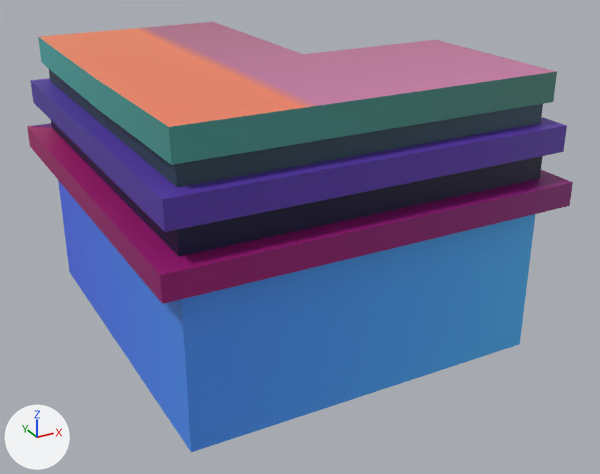
Renders of the Blender file Blender/Props/Props_Mapa_02/PuestoDeControl/Archive/puestodecontrol.blend from each side of a commit.
Before and after are seen from a camera (50 mm lens) standing at (-16.4, -39.1, 24.8) and looking at (5.3, 0.4, 5.1). Every picture has the same lights, and +X, +Y and +Z are marked at lower left. The picture after the commit comes second.
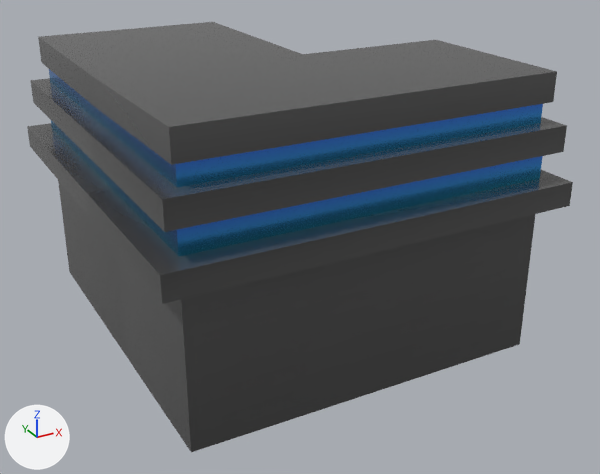
The change, as a diff of the scene's bpy script:
```diff
--- a/Blender/Props/Props_Mapa_02/PuestoDeControl/Archive/puestodecontrol.blend.py
+++ b/Blender/Props/Props_Mapa_02/PuestoDeControl/Archive/puestodecontrol.blend.py
@@ img_gradient_pallete_metallic_png @@
+img_gradient_pallete_metallic_png = load_image('Gradient Pallete_metallic.png', '../../../../Texturas/Gradient Pallete_metallic.png', 2048, 2048, 'sRGB')
@@ mat_material @@
 n0 = _N.new('ShaderNodeBsdfPrincipled'); n0.name = 'Principled BSDF'
+n0.inputs[2].default_value = 0.193  # 'Roughness'
 n1 = _N.new('ShaderNodeOutputMaterial'); n1.name = 'Material Output'
@@ mat_material @@
 n2.image = img_gradient_pallete_png
+n3 = _N.new('ShaderNodeTexImage'); n3.name = 'Image Texture.001'
+n3.image = img_gradient_pallete_metallic_png
 _L.new(n0.outputs[0], n1.inputs[0])  # 'BSDF' to 'Surface'
 _L.new(n2.outputs[0], n0.inputs[0])  # 'Color' to 'Base Color'
+_L.new(n3.outputs[0], n0.inputs[1])  # 'Color' to 'Metallic'
@@ me_plane_014 @@
 me_plane_014.from_pydata(...)  # 248 vertices, 246 faces; spans x -1.23..2.86, y -1.81..2.59, z -0.03..2.83
 # used by ob_plane_012; location = (0.0, 0.0, 0.0); scale = (5.53, 5.53, 5.53)
+# me_plane_014 part 1: texture (UV) coordinates of 246 of 246 faces, centred in x -1.23..2.86, y -1.81..2.59, z -0.03..2.83, changed; they spanned u 0.01..0.91, v 0.5..0.89 and now span u 0.0..0.28, v 0.01..0.81
 me_plane_014.materials.append(mat_material)
```

Changed parts and their boxes (x1, y1, x2, y2) in the pictures (600 x 474 px):
'Plane.012', surface changed (darker): (27, 22, 573, 452) in both
